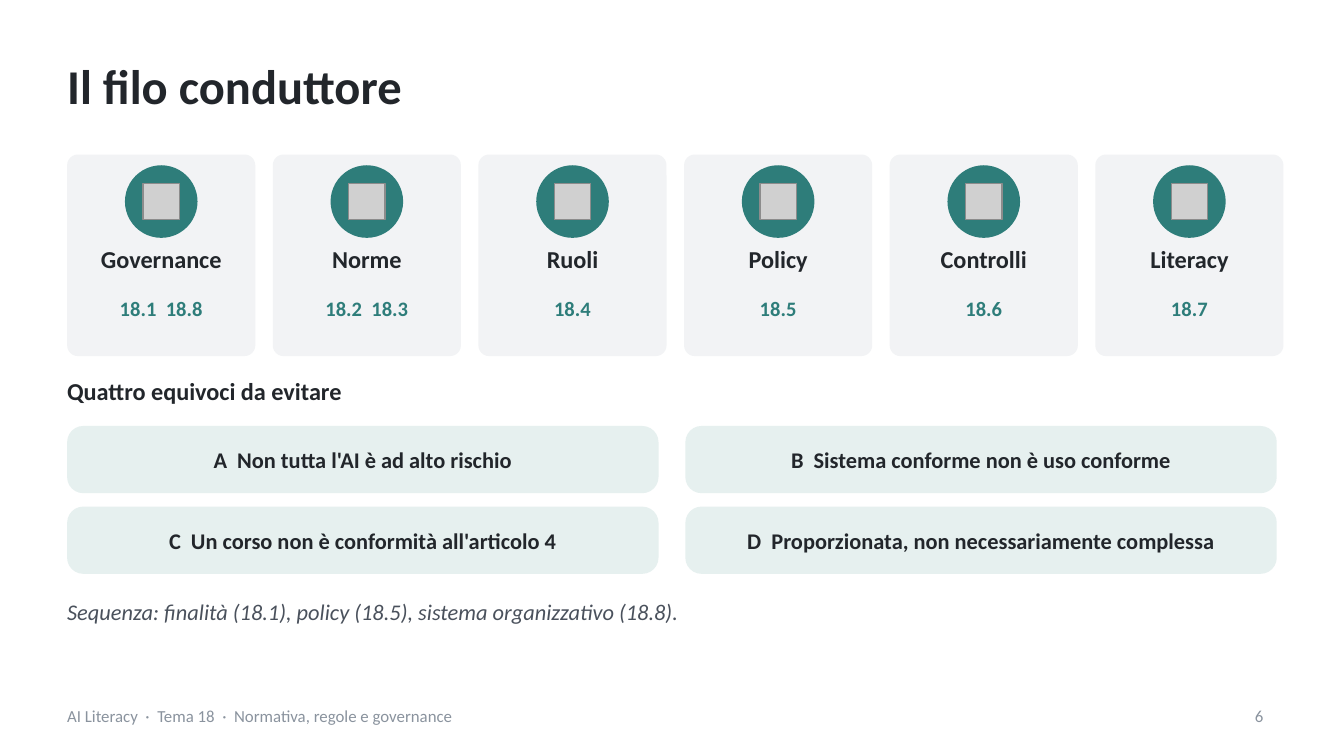
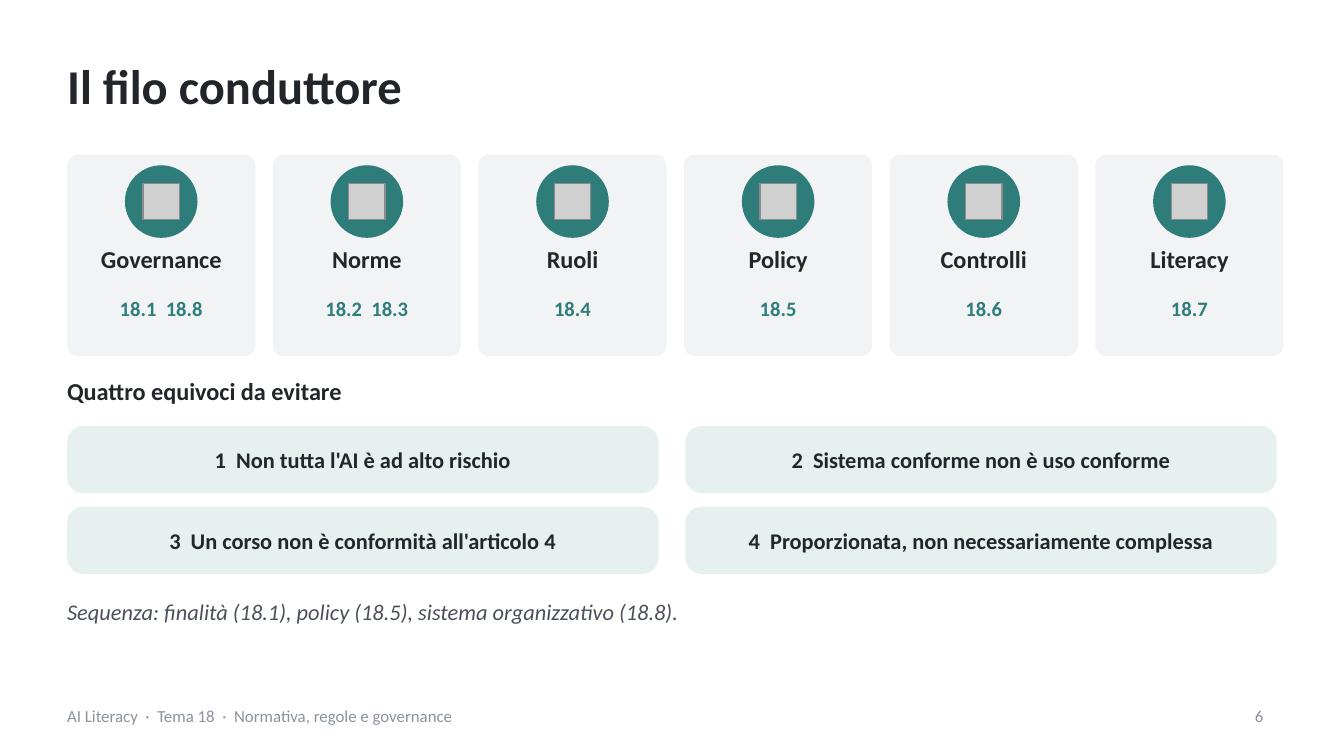
Before and after one commit to NetAi-IT/Formazione-AI-Literacy-Official, a slide deck: slide 6 of Base/Tema18_Normativa_regole_governance_AI.pptx. Drawn at 1344x756 pixels with LibreOffice and Linux fonts; fonts in the diff are those of the drawing; grey boxes stand for pictures. Boxes give left, top, right and bottom in pixels: in the first picture for what was removed or moved away, otherwise in the second. Text is boxed around its words. In the diff, an @@ line names an element or a change of style, - is before the commit and + after.

```diff
--- a/Base/Tema18_Normativa_regole_governance_AI.pptx
+++ b/Base/Tema18_Normativa_regole_governance_AI.pptx
@@ text at [215,452,510,468]: text changed @@
-A Non tutta l'AI è ad alto rischio
+1 Non tutta l'AI è ad alto rischio
@@ text at [792,452,1170,468]: text changed @@
-B Sistema conforme non è uso conforme
+2 Sistema conforme non è uso conforme
@@ text at [169,533,555,549]: text changed @@
-C Un corso non è conformità all'articolo 4
+3 Un corso non è conformità all'articolo 4
@@ text at [749,533,1213,553]: text changed @@
-D Proporzionata, non necessariamente complessa
+4 Proporzionata, non necessariamente complessa
```
Also in this commit, not shown: 39 other slides changed, 1 slide added, 1 slide removed, 8 other files.
